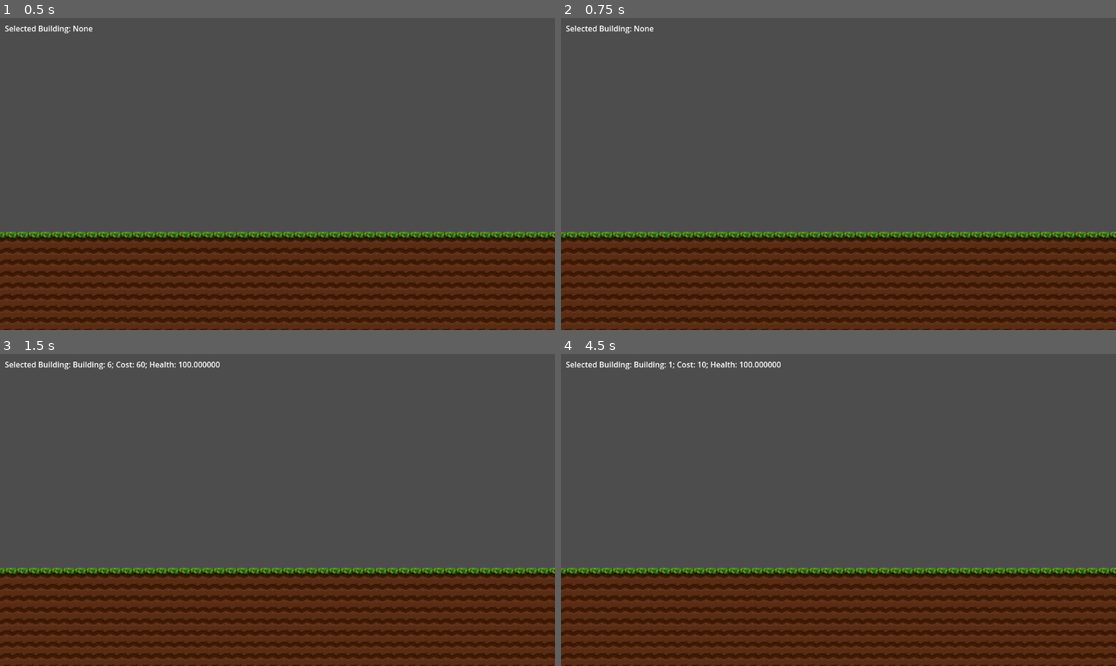
Above: before the commit, frames 1-4 (two rows, left to right).
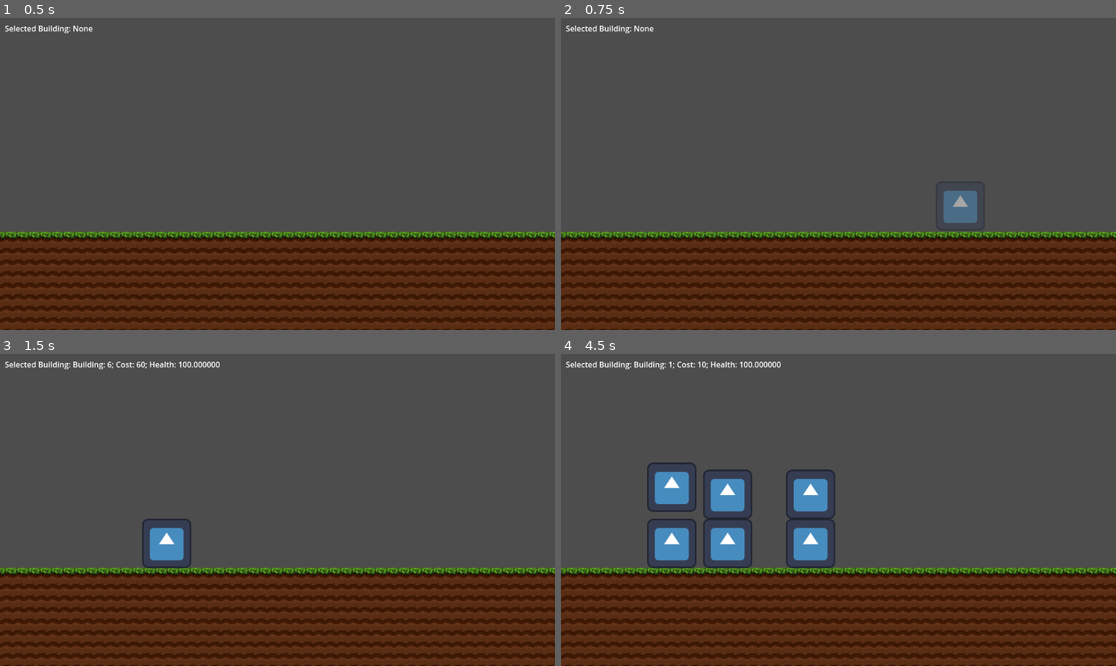
Above: after the commit, the same moments.

Repository: WitherKNyx/JengaStacking
Game: Godot game, scene res://scenes/game_world.tscn
Same seed, same stepped clock (60 frames per second), same inputs: the game is played once before the commit and once after it. The engine's default icon, where the game draws it, is replaced by a stand-in: a white triangle on a blue panel in a dark square.
Inputs (mouse positions are in pixels of both pictures, inside the frame that each line leads up to):
- Up to frame 1 (0.5 s): no input
- Up to frame 2 (0.75 s): tap Enter at 0.5 s; move the mouse to (960, 158) at 0.52 s; press the mouse at (960, 158) at 0.53 s
- Up to frame 3 (1.5 s): tap Space at 1.25 s; move the mouse to (166, 525) at 1.27 s; release the mouse at (166, 525) at 1.28 s; tap Mouse wheel down (cycle_select_down) at 1.35 s
- Up to frame 4 (4.5 s): click (727, 525) at 1.55 s; move the mouse to (894, 441) at 2.02 s; press the mouse at (894, 441) at 2.03 s; tap Mouse wheel up (cycle_select_up) at 2.1 s; tap Enter at 2.75 s; move the mouse to (810, 572) at 2.77 s; release the mouse at (810, 572) at 2.78 s; right-click (810, 572) at 2.85 s; click (810, 572) at 3.05 s; move the mouse to (1005, 556) at 3.52 s; press the mouse at (1005, 556) at 3.53 s; tap Space at 4.25 s; move the mouse to (672, 463) at 4.27 s; release the mouse at (672, 463) at 4.28 s; click (672, 463) at 4.35 s

Frame 1 is identical in both runs. In frame 2, 0.6% of the frame differs, in the area x 68-75%, y 55-66%; in frame 3, 0.8%; in frame 4, 5.0%, in the area x 15-50%, y 34-69%.

Commit message:
Fixed extra merge issues

Diff:
--- a/scenes/game_world.tscn
+++ b/scenes/game_world.tscn
@@ -1,10 +1,8 @@
-[gd_scene load_steps=7 format=4 uid="uid://cqrnr4u1gdxkl"]
+[gd_scene load_steps=5 format=4 uid="uid://cqrnr4u1gdxkl"]
 
 [ext_resource type="TileSet" uid="uid://kbkrlxrcjjjo" path="res://tilesets/GrassBlocks.tres" id="1_sc3hd"]
-[ext_resource type="Texture2D" uid="uid://dd55nni2sh363" path="res://icon.svg" id="2_4xpxi"]
-[ext_resource type="Script" path="res://scenes/shape_controller.gd" id="2_j5wq7"]
-[ext_resource type="PackedScene" uid="uid://klxqy4ogpg3k" path="res://scenes/square.tscn" id="3_4fwvk"]
-[ext_resource type="PackedScene" uid="uid://csy7cbyhqx6ix" path="res://scenes/game_manager.tscn" id="2_yvdop"]
+[ext_resource type="Script" path="res://scripts/shape_controller.gd" id="2_j5wq7"]
+[ext_resource type="PackedScene" path="res://scenes/game_manager.tscn" id="2_yvdop"]
 
 [sub_resource type="RectangleShape2D" id="RectangleShape2D_exm6k"]
 size = Vector2(1147, 24)
@@ -29,32 +27,7 @@
 
 [node name="GameManager" parent="." instance=ExtResource("2_yvdop")]
 
-
 [node name="ShapeController" type="Node2D" parent="."]
 script = ExtResource("2_j5wq7")
 
 [node name="Shapes" type="Node2D" parent="ShapeController"]
-
-[node name="Square" parent="ShapeController/Shapes" instance=ExtResource("3_4fwvk")]
-position = Vector2(308, 14)
-collision_mask = 3
-
-[node name="Rectangle" type="RigidBody2D" parent="ShapeController/Shapes"]
-position = Vector2(315, 96)
-collision_mask = 3
-
-[node name="Sprite2D" type="Sprite2D" parent="ShapeController/Shapes/Rectangle"]
-position = Vector2(166.25, -106.25)
-scale = Vector2(1.6, 0.4)
-texture = ExtResource("2_4xpxi")
-
-[node name="CollisionPolygon2D" type="CollisionPolygon2D" parent="ShapeController/Shapes/Rectangle"]
-position = Vector2(166.25, -106.25)
-scale = Vector2(1.6, 0.4)
-polygon = PackedVector2Array(59, -64, -58, -64, -63.8, -58, -64, 57.8, -59, 62.8, -59, 64, 57.6, 64, 63.9, 57, 64, -57.8, 59, -62.8)
-
-[node name="RigidBody2D3" type="RigidBody2D" parent="ShapeController/Shapes"]
-position = Vector2(256, 81)
-
-[node name="RigidBody2D4" type="RigidBody2D" parent="ShapeController/Shapes"]
-position = Vector2(117, 69)
--- a/scenes/square.tscn
+++ b/scenes/square.tscn
@@ -1,13 +1,13 @@
 [gd_scene load_steps=2 format=3 uid="uid://klxqy4ogpg3k"]
 
-[ext_resource type="Texture2D" uid="uid://dd55nni2sh363" path="res://icon.svg" id="1_o5556"]
+[ext_resource type="Texture2D" uid="uid://d2x2or0bn0h1f" path="res://textures/icon.svg" id="1_o5556"]
 
 [node name="Square" type="RigidBody2D"]
 
 [node name="Squarite" type="Sprite2D" parent="."]
-scale = Vector2(0.8, 0.8)
+scale = Vector2(0.4, 0.4)
 texture = ExtResource("1_o5556")
 
 [node name="CollisionPolygon2D" type="CollisionPolygon2D" parent="."]
-scale = Vector2(0.8, 0.8)
+scale = Vector2(0.4, 0.4)
 polygon = PackedVector2Array(-64, -64, 64, -64, 64, 64, -64, 64)
--- a/scenes/square_2.tscn
+++ b/scenes/square_2.tscn
@@ -1,8 +1,9 @@
 [gd_scene load_steps=2 format=3 uid="uid://ckrlkdcgtf6i4"]
 
-[ext_resource type="Texture2D" uid="uid://dd55nni2sh363" path="res://icon.svg" id="1_k3ibj"]
+[ext_resource type="Texture2D" uid="uid://d2x2or0bn0h1f" path="res://textures/icon.svg" id="1_k3ibj"]
 
 [node name="Square2" type="CharacterBody2D"]
+scale = Vector2(0.5, 0.5)
 
 [node name="Squarite" type="Sprite2D" parent="."]
 modulate = Color(1, 1, 1, 0.501961)
@@ -11,4 +12,4 @@
 
 [node name="CollisionPolygon2D" type="CollisionPolygon2D" parent="."]
 scale = Vector2(0.8, 0.8)
-polygon = PackedVector2Array(-64, -64, 64, -64, 64, 64, -64, 64)
+polygon = PackedVector2Array(-62, -62, 62, -62, 62, 62, -62, 62)
--- a/scenes/shape_controller.gd
+++ b/scripts/shape_controller.gd
@@ -6,11 +6,11 @@
 
 # Called every frame. 'delta' is the elapsed time since the previous frame.
 func _input(event: InputEvent) -> void:
-	if event.is_action_pressed("input"):
+	if event.is_action_pressed("place_building"):
 		placing = true
 		placing_shape()
 
-	if event.is_action_released("input") and shape_instance != null:
+	if event.is_action_released("place_building") and shape_instance != null:
 		placing = false
 		var shape_to_place: Resource = load("res://scenes/square.tscn")
 		var shape_pos: Vector2 = shape_instance.global_position
@@ -34,8 +34,10 @@
 	add_child(shape_instance)
 
 func update_shape_pos() -> void:
-	var mouse_position: Vector2 = get_global_mouse_position()
-	var rounded_position: Vector2 = Vector2(int(round(mouse_position.x)), 0)
+	var x_pos: float = get_global_mouse_position().x
+	var ctrans: Transform2D = get_canvas_transform()
+	var y_pos: float = (-ctrans.get_origin() / ctrans.get_scale()).y
+	var rounded_position: Vector2 = Vector2(x_pos, y_pos)
 	if (shape_instance != null):
 		shape_instance.global_position = rounded_position
 		shape_instance.move_and_collide(Vector2(0, 2000))
